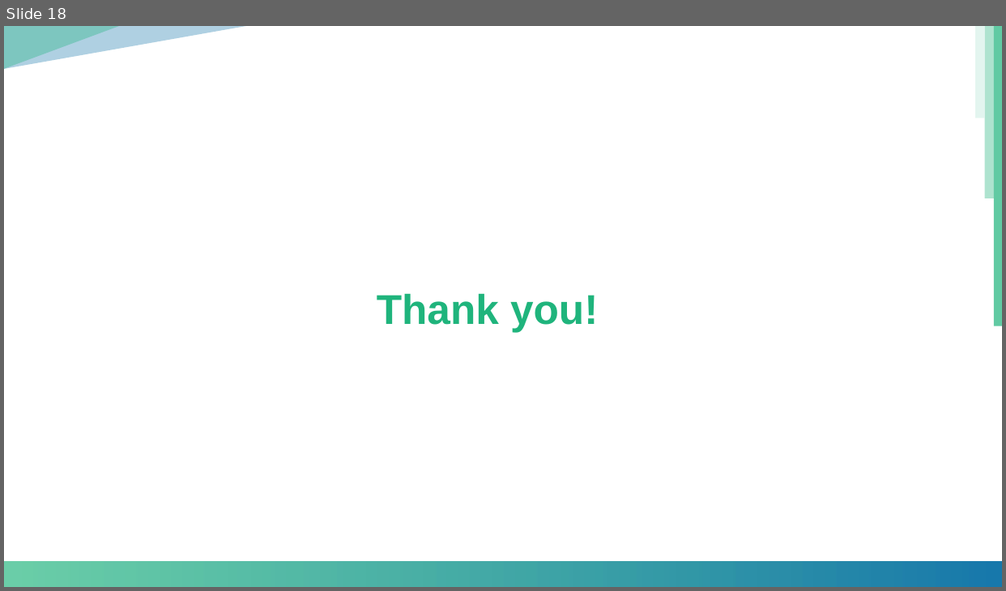
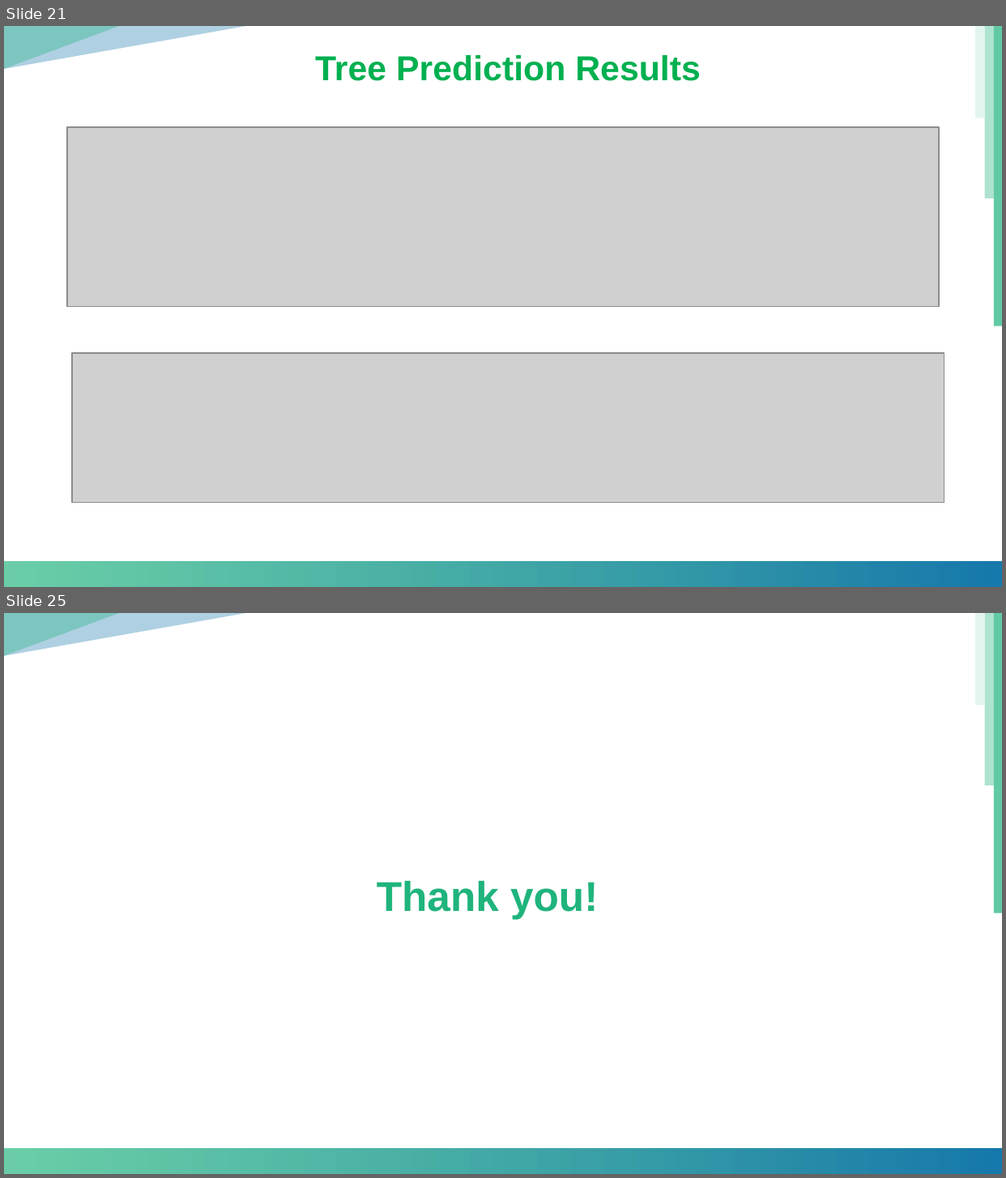
Before and after one commit to geeman1209/Data622, a slide deck: Project/presentation_ML.pptx. Shown one above the other, each under a label of ours: slide 18 before the commit, slides 21 and 25 after it; the slides between them are not shown. The pictures are 1006x591 and 1006x1178 pixels, drawn with LibreOffice and Linux fonts; fonts in the diff are those of the drawing; grey boxes stand for pictures; background and template pictures are left out. Boxes give left, top, right and bottom in pixels: in the first picture for what was removed or moved away, otherwise in the second. Text is boxed around its words. In the diff, an @@ line names an element or a change of style, - is before the commit and + after.

Commit message:
Added to PowerPoint Presentation
Added SVR and Tree images to the powerpoint presentation

```diff
--- a/Project/presentation_ML.pptx
+++ b/Project/presentation_ML.pptx
@@ slide 21 added at bbox=[4, 26, 1002, 587], background #FFFFFF; not listed: 6 template elements that a slide beside it also shows @@
@@ rectangle added at bbox=[786, 37, 951, 128], fill #FFFFFF, outline #FFFFFF 2 pt @@
@@ text added at bbox=[315, 55, 701, 81], 20 pt, text #00B050, bold @@
+Tree Prediction Results
@@ picture added at bbox=[68, 127, 940, 306] @@
@@ picture added at bbox=[73, 354, 944, 504] @@
@@ what was slide 18 is now slide 25 @@
```
Also in this commit, not shown: 2 slides changed, 6 other slides added, 1 other file.
